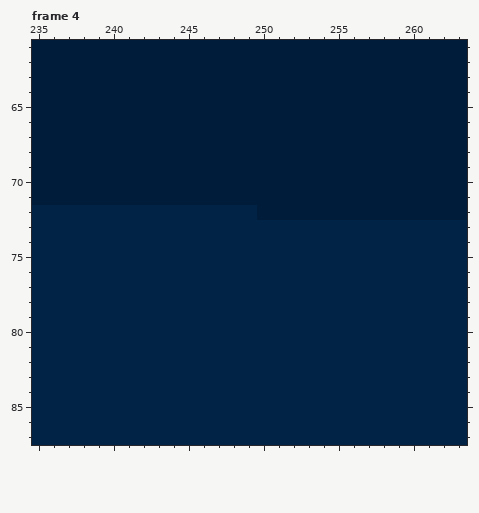
Edited in one commit: pixel-art file (Aseprite Files/Background/main_scene/main scene.aseprite). The picture above is the old version.
480x270 pixels, 10 frames. Colours within 5 levels of each other are drawn and written as one. Shown: frame 4: x 235..263, y 61..87. The commit also changed other frames or places, which this record leaves out.
The same view after the edit:
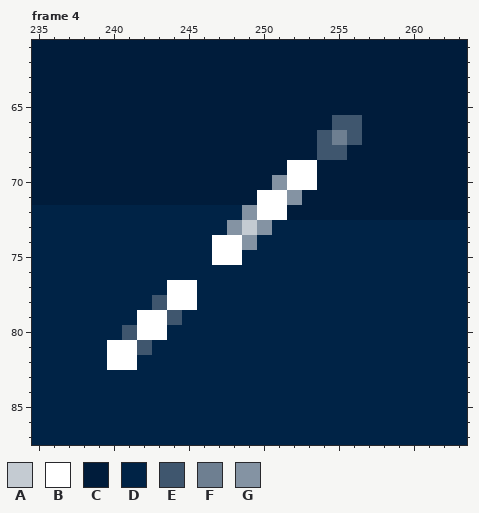
Palette (. is transparent): A #c4cbd2  B #ffffff  C #001c3b  D #002346  E #3f566e  F #6e7f91  G #8493a3
Message: 메인화면 별똥별 애니메이션 추가
Difference:
layer "shooting star" added
Frame 4, layer "shooting star":
y 66: x 255..256 CC -> EE
y 67: x 254..256 CCC -> EFE
y 68: x 254..255 CC -> EE
y 69: x 252..253 CC -> BB
y 70: x 251..253 CCC -> GBB
y 71: x 250..252 CCC -> BBG
y 72: x 249..251 DCC -> GBB
y 73: x 248..250 DDD -> GAG
y 74: x 247..249 DDD -> BBG
y 75: x 247..248 DD -> BB
y 77: x 244..245 DD -> BB
y 78: x 243..245 DDD -> EBB
y 79: x 242..244 DDD -> BBE
y 80: x 241..243 DDD -> EBB
y 81: x 240..242 DDD -> BBE
y 82: x 240..241 DD -> BB
Where, in picture pixels (left, top, right, bottom), the same in both pictures:
changed: (107, 115, 362, 370)
